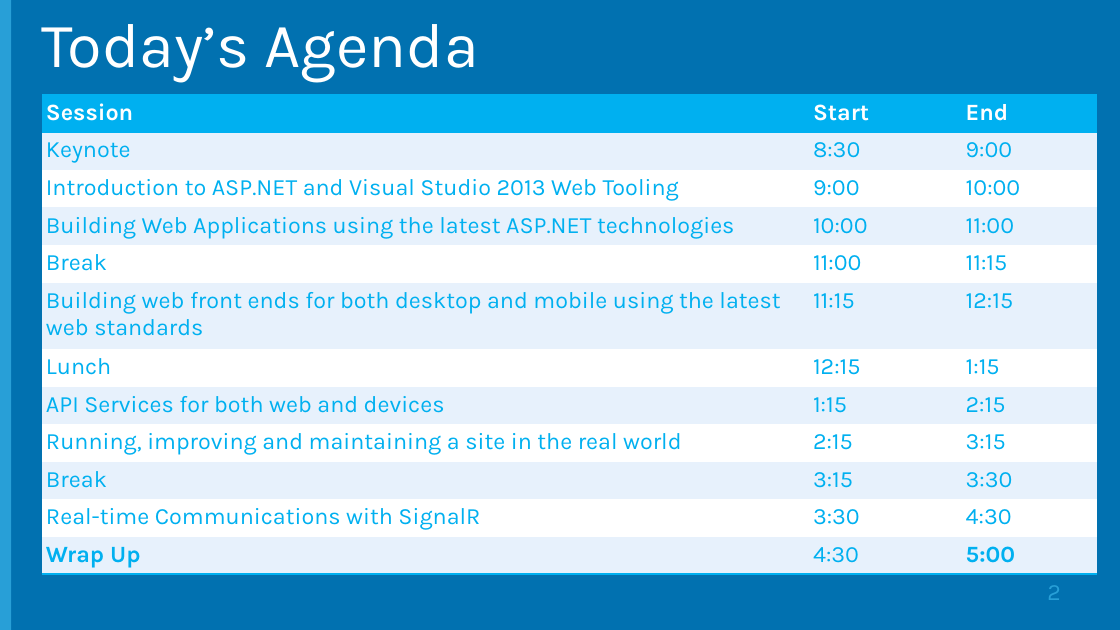
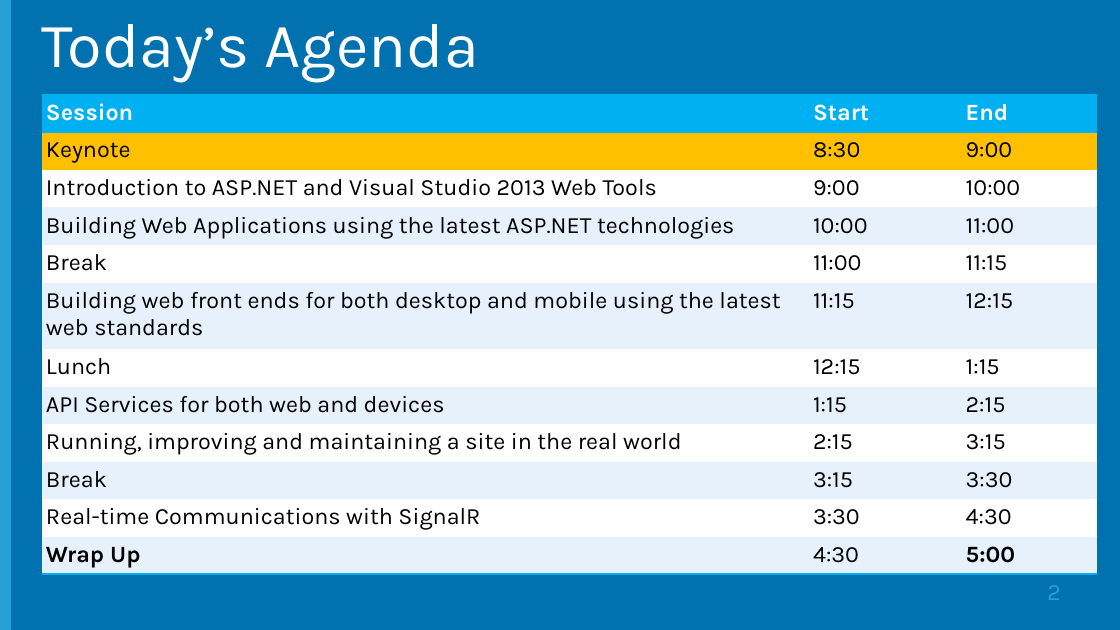
Before and after one commit to Microsoft-Web/DECK-Keynote, a slide deck: slide 2 of 1-Keynote.pptx. Drawn at 1120x630 pixels with LibreOffice and Linux fonts; fonts in the diff are those of the drawing; background and template pictures are left out. Boxes give left, top, right and bottom in pixels: in the first picture for what was removed or moved away, otherwise in the second. Text is boxed around its words. In the diff, an @@ line names an element or a change of style, - is before the commit and + after.

Commit message:
updated deck

```diff
--- a/1-Keynote.pptx
+++ b/1-Keynote.pptx
@@ table at (42, 95, 1097, 575) @@
-row 3, column 1: Introduction to ASP.NET and Visual Studio 2013 Web Tooling
+row 3, column 1: Introduction to ASP.NET and Visual Studio 2013 Web Tools
@@ fill #E7F2FC to #FFC000 in row 2 @@
@@ text colour #00B0F0 to #000000 in "Keynote", "8:30", "9:00", "9:00" and 28 more places @@
```
Also in this commit, not shown: 6 other slides changed, 2 slides added, 1 other file.
